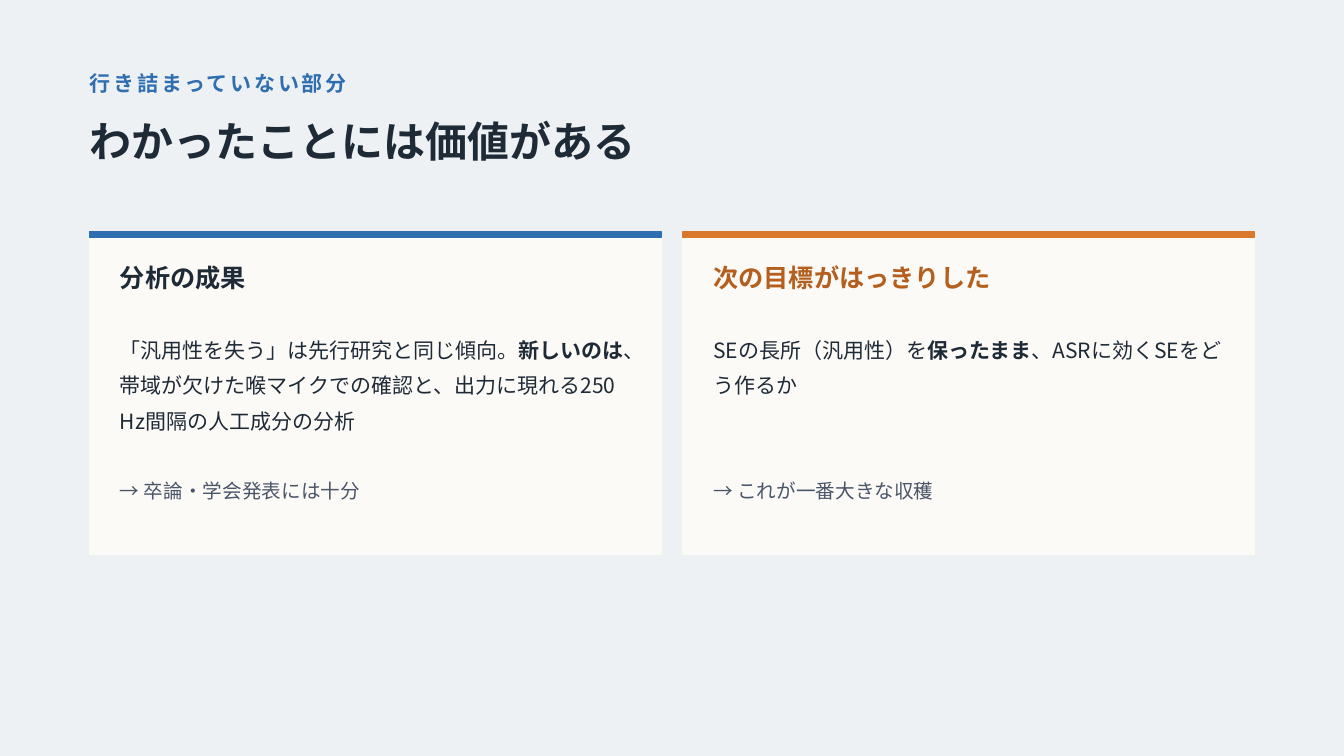
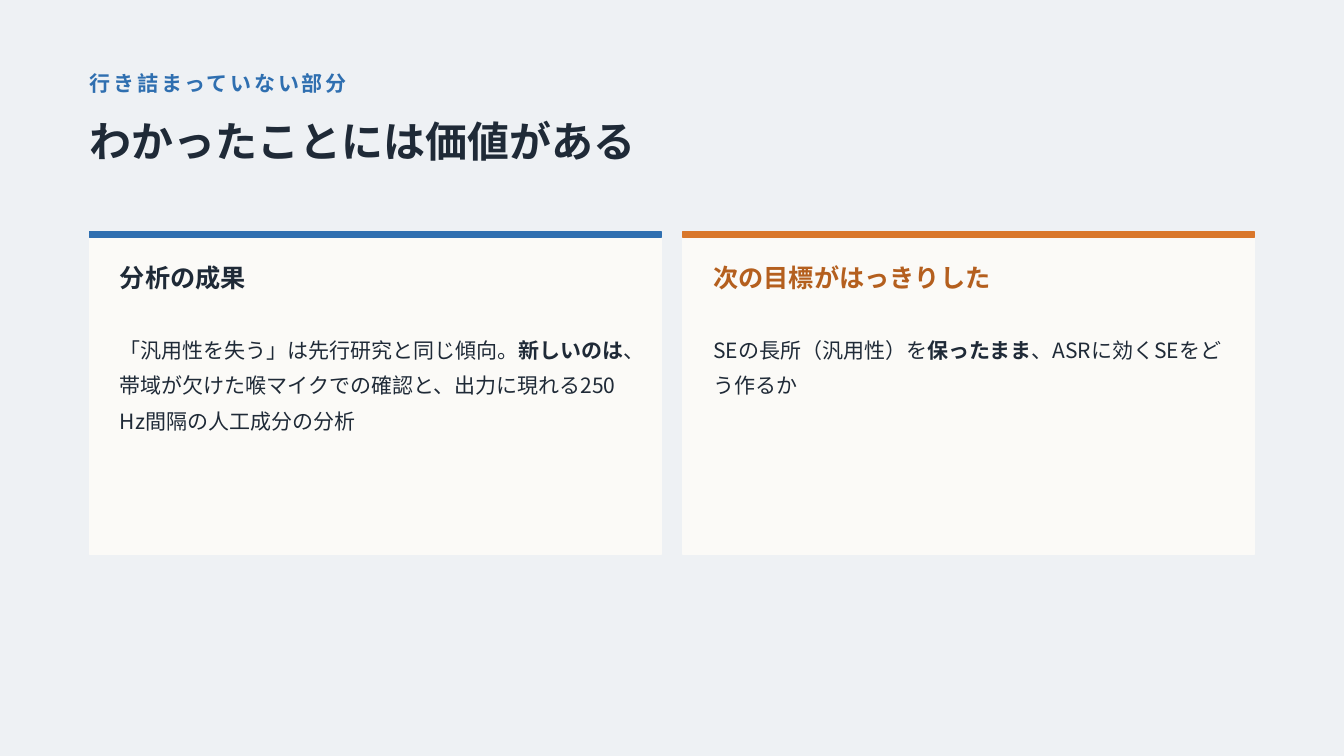
Before and after one commit to kasugayuji0716-art/bone-conduction-research, a slide deck: slide 6 of results/progress_slides_2026-09.pptx. Drawn at 1344x756 pixels with LibreOffice and Linux fonts; fonts in the diff are those of the drawing. Boxes give left, top, right and bottom in pixels: in the first picture for what was removed or moved away, otherwise in the second. Text is boxed around its words. In the diff, an @@ line names an element or a change of style, - is before the commit and + after.

```diff
--- a/results/progress_slides_2026-09.pptx
+++ b/results/progress_slides_2026-09.pptx
@@ text removed at bbox=[144, 481, 360, 500] @@
-→ 卒論・学会発表には十分
@@ text removed at bbox=[737, 481, 933, 500] @@
-→ これが一番大きな収穫
```
Also in this commit, not shown: 1 other slide changed, 1 slide removed.
